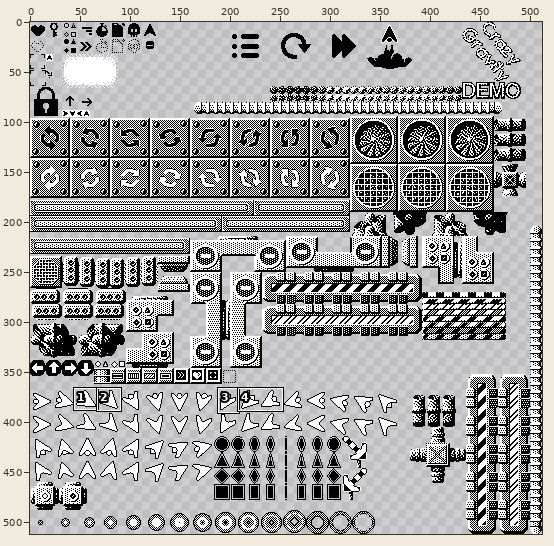
Edited in one commit: pixel-art file (Art/sprite.aseprite). The picture above shows the old version from afar; the outline marks the close-up.
Close-up. Before the edit:
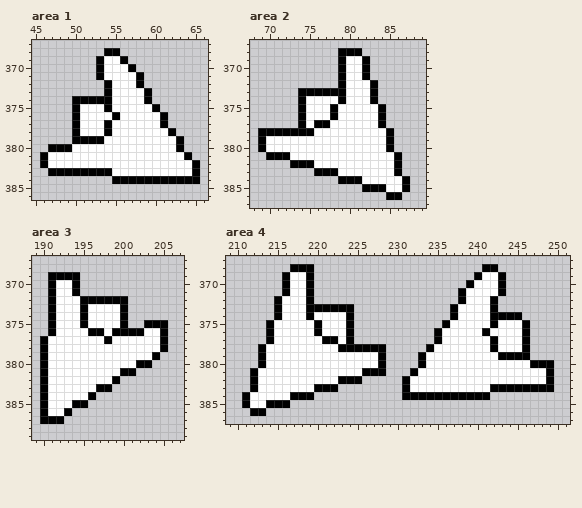
512x512 pixels, 1 frame. Colours within 5 levels of each other are drawn and written as one. Shown: area 1: x 45..66, y 367..386; area 2: x 68..89, y 367..387; area 3: x 189..207, y 367..389; area 4: x 209..251, y 367..387. The commit also changed other parts of the picture, which this record leaves out.
The same view after the edit:
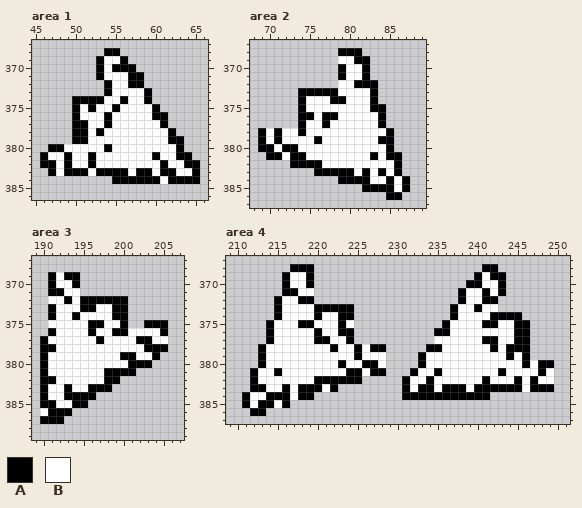
Palette (. is transparent): A #000000  B #ffffff
The edit:
layer "playdate/Playdate base" now hidden
layer "Classic/Classic Base" now shown
--- area 1, layer "Classic/Classic Base"
@@ x 45..66 @@
 369 ........ABBA..........
-370 ........ABBBA.........
-371 ........ABBBBA........
-372 .........ABBBA........
+370 ........ABAAA.........
+371 ........ABBBAA........
+372 .........ABBAA........
 373 .........ABBBBA.......
-374 .....AAAAABBBBA.......
-375 .....ABBBABBBBBA......
-376 .....ABBBBABBBBBA.....
-377 .....ABBBABBBBBBA.....
-378 .....ABBBABBBBBBBA....
-379 .....AAAABBBBBBBBBA...
-380 ..AAABBBBBBBBBBBBBA...
-381 .ABBBBBBBBBBBBBBBBBA..
-382 .ABBBBBBBBBBBBBBBBBBA.
-383 ..AAAAAAAABBBBBBBBBBA.
-384 ..........AAAAAAAAAAA.
+374 .....AAAABBABBA.......
+375 .....ABABBABBBBA......
+376 .....ABBBABBBBBAA.....
+377 .....AABBABBBBBBA.....
+378 .....AABABBBBBBBBA....
+379 .....AABBBBBBBBBBAA...
+380 ..AABBBBBABBBBBBBBA...
+381 .ABBABBABBBBBBBABBAA..
+382 .AABABBABBBBBBBBABBAA.
+383 ..ABAAABAAAABAABAABBA.
+384 ..........AAAAAABAAAA.
 385 ......................
--- area 2, layer "Classic/Classic Base"
@@ x 68..89 @@
 368 ...........AAA........
-369 ...........ABBA.......
+369 ...........BBAA.......
 370 ...........ABBA.......
 371 ...........ABBA.......
-372 ...........ABBBA......
-373 ......AAAAAABBBA......
-374 ......ABBBBABBBA......
-375 ......ABBBABBBBBA.....
-376 ......ABBBABBBBBA.....
-377 ......ABAABBBBBBA.....
-378 .AAAAAAABBBBBBBBBA....
-379 .ABBBBBBBBBBBBBBBA....
-380 .ABBBBBBBBBBBBBBBA....
-381 ..AAABBBBBBBBBBBBBA...
-382 .....AAABBBBBBBBBBA...
-383 ........AAABBBBBBBA...
-384 ...........AAABBBBBA..
-385 ..............AAABBA..
+372 ...........BBAAA......
+373 ......AAAAABBBBA......
+374 ......ABBBAABBBA......
+375 ......ABBBBBBBBAA.....
+376 ......AABAABBBBBA.....
+377 ......ABBABBBBBBA.....
+378 .ABABBABBBBBBBBBBA....
+379 .ABABBBBABBBBBBBAA....
+380 .AABAABBBBBBBBBBBA....
+381 ..AABAABBBBBBBBABAA...
+382 .....AAAABBBBBBBBBA...
+383 ........AAAAABABABA...
+384 ...........AAAABBABA..
+385 ..............AAAABA..
 386 .................AA...
--- area 3, layer "Classic/Classic Base"
@@ x 189..207 @@
 368 ...................
-369 ..AAAA.............
+369 ..ABAA.............
 370 ..ABBA.............
-371 ..ABBA.............
-372 ..ABBBAAAAAA.......
-373 ..ABBBABBBBA.......
-374 ..ABBBABBBBA.......
-375 ..ABBBABBBBA..AAA..
-376 ..ABBBBAABAAAABBA..
-377 .ABBBBBBBABBBBBBA..
-378 .ABBBBBBBBBBBBBBA..
-379 .ABBBBBBBBBBBBBA...
-380 .ABBBBBBBBBBBAA....
-381 .ABBBBBBBBBAA......
-382 .ABBBBBBBBA........
-383 .ABBBBBBAA.........
-384 .ABBBBBA...........
-385 .ABBBAA............
-386 .ABBA..............
+371 ..AABB.............
+372 ..BBABAAAAAA.......
+373 ..ABBBAABBAA.......
+374 ..ABBABBBBAA.......
+375 ..BBBBBAABBA..AAA..
+376 ..ABBBBABBAABBBBA..
+377 .ABBBBBBABBBBAABB..
+378 .AABBBBBBBBBBBAAA..
+379 .ABBBBBBBBBAABBA...
+380 .ABBBBBBBBBBAAA....
+381 .ABBBBBBBAAAA......
+382 .AABBBBBBAA........
+383 .ABBABBAAA.........
+384 .ABBAAAA...........
+385 .AABBAA............
+386 .BAAA..............
 387 .AAA...............
--- area 4, layer "Classic/Classic Base"
@@ x 209..251 @@
 368 ........AAA.....................AA.........
-369 .......ABBA....................ABBA........
-370 .......ABBA...................ABBBA........
-371 .......ABBA..................ABBBBA........
-372 ......ABBBA..................ABBBA.........
-373 ......ABBBAAAAAA............ABBBBA.........
-374 ......ABBBABBBBA............ABBBBAAAA......
-375 .....ABBBBBABBBA...........ABBBBBABBBA.....
-376 .....ABBBBBABBBA..........ABBBBBABBBBA.....
-377 .....ABBBBBBAABA..........ABBBBBBABBBA.....
-378 ....ABBBBBBBBBAAAAAA.....ABBBBBBBABBBA.....
-379 ....ABBBBBBBBBBBBBBA....ABBBBBBBBBAAAA.....
-380 ....ABBBBBBBBBBBBBBA....ABBBBBBBBBBBBBAAA..
-381 ...ABBBBBBBBBBBBBAAA...ABBBBBBBBBBBBBBBBA..
-382 ...ABBBBBBBBBBAAA.....ABBBBBBBBBBBBBBBBBA..
-383 ...ABBBBBBBAAA........ABBBBBBBBBBAAAAAAAA..
-384 ..ABBBBBAAA...........AAAAAAAAAAA..........
-385 ..ABBAAA...................................
+369 .......ABBA....................ABAA........
+370 .......ABBA...................AABBA........
+371 .......AABB..................ABBABA........
+372 ......ABBAA..................ABBAA.........
+373 ......ABBBBAAAAA............ABBABB.........
+374 ......ABBBBABBAA............ABBBBAAAA......
+375 .....ABBBAABBBAB...........ABBBBAABBAA.....
+376 .....ABBBBBABBAA..........AABBBBBBBBAA.....
+377 .....ABBBBBAABBA..........BBBBBBAABBAA.....
+378 ....ABBBBBBBBABBABAA.....AABBBBBBABAAA.....
+379 ....ABBBBBBBBBBBABBB....ABBBBBBBBBBABA.....
+380 ....ABBBBBBBBBABBAAB....ABBBBBBBBBBBBABAA..
+381 ...ABBABBBBBBBBAABAA...ABBABBBBBBBABBBBAB..
+382 ...ABBBBBBBAAAAAA.....ABBABBBBBBABBBABABB..
+383 ...AABBABAAABA........ABAABAAABAAAAAABAAA..
+384 ..ABBAAABAA...........AAAAAAAAAAA..........
+385 ..ABAABA...................................
 386 ...AA......................................
Changed places in both close-ups, as pixel boxes (x1, y1, x2, y2):
changed: (48, 64, 192, 184)
changed: (266, 56, 394, 192)
changed: (40, 272, 168, 416)
changed: (418, 272, 554, 392)
changed: (258, 288, 386, 408)
